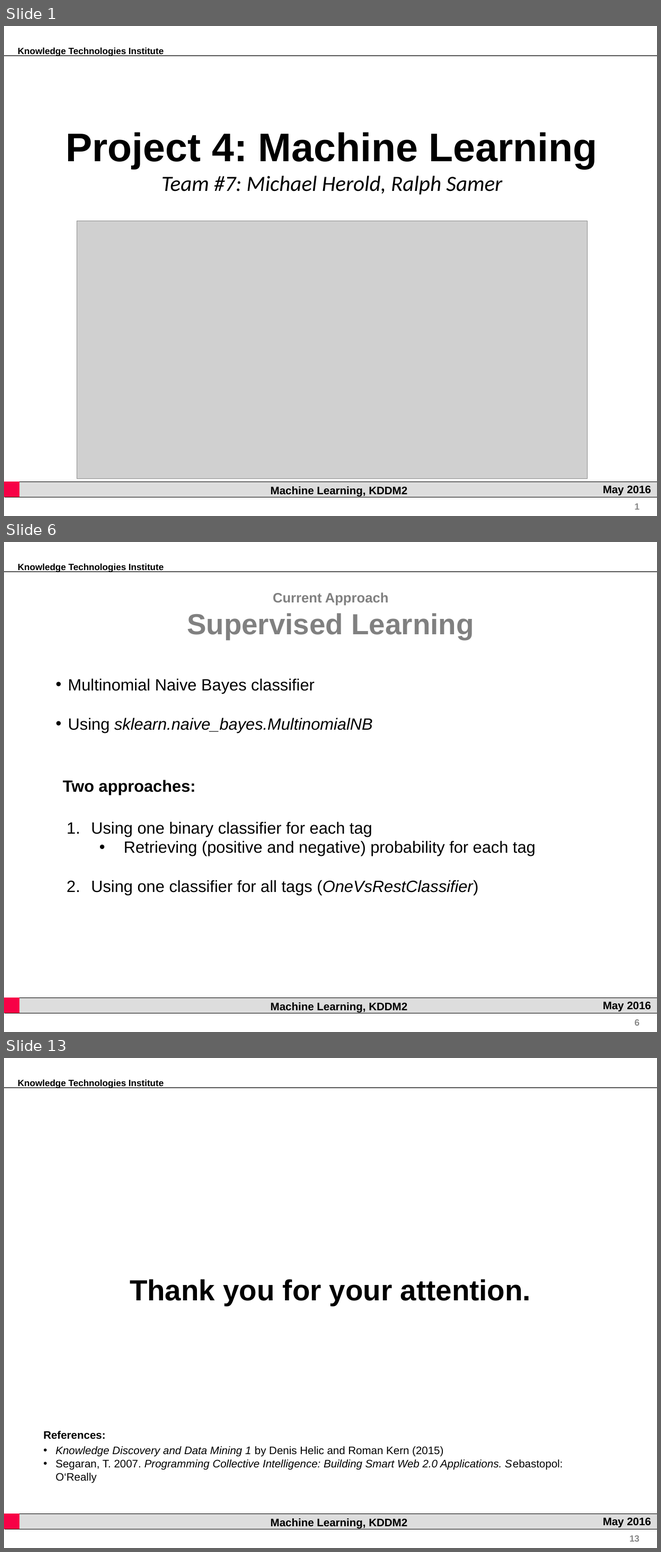
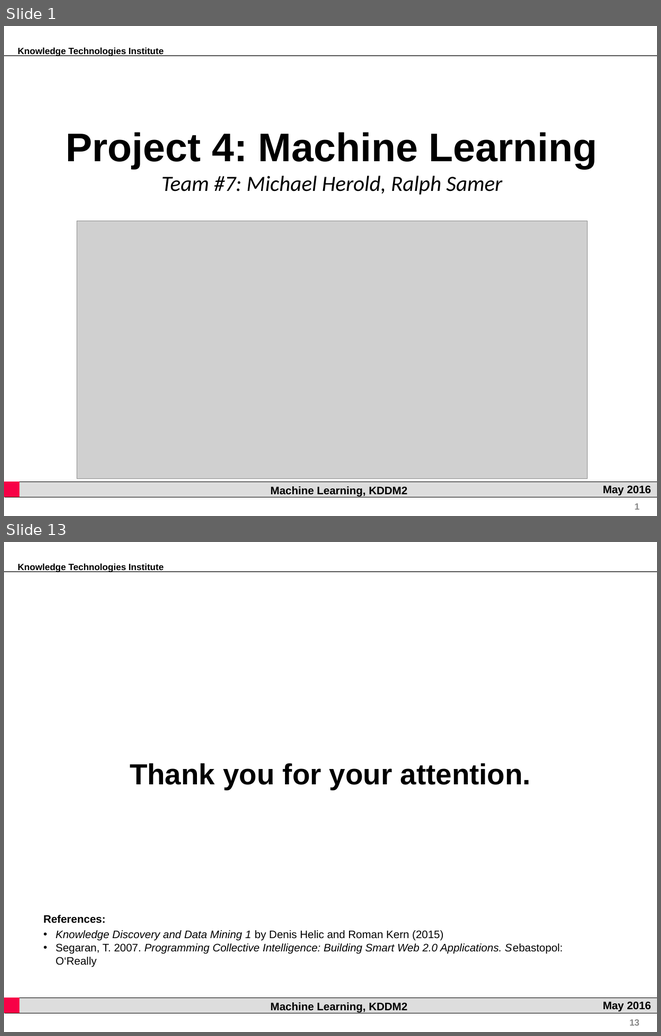
Before and after one commit to rsamer/MLSE, a slide deck: presentation/interim/Presentation.pptx. Shown one above the other, each under a label of ours: slides 1, 6 and 13 before the commit, slides 1 and 13 after it; the slides between them are not shown. The pictures are 661x1552 and 661x1036 pixels, drawn with LibreOffice and Linux fonts; fonts in the diff are those of the drawing; grey boxes stand for pictures; background and template pictures are left out. Boxes give left, top, right and bottom in pixels: in the first picture for what was removed or moved away, otherwise in the second. Text is boxed around its words. In the diff, an @@ line names an element or a change of style, - is before the commit and + after.

```diff
--- a/presentation/interim/Presentation.pptx
+++ b/presentation/interim/Presentation.pptx
@@ slide 6 removed at [4, 542, 657, 1032], background #FFFFFF; not listed: 7 template elements that a slide beside it also shows @@
@@ text removed at [187, 592, 474, 640] @@
-Current Approach
-Supervised Learning
@@ text removed at [68, 678, 373, 732] @@
-• Multinomial Naive Bayes classifier
-• Using sklearn.naive_bayes.MultinomialNB
@@ text removed at [63, 779, 196, 795] @@
-Two approaches:
@@ text removed at [91, 821, 536, 895] @@
-1. Using one binary classifier for each tag
-  • Retrieving (positive and negative) probability for each tag
-2. Using one classifier for all tags (OneVsRestClassifier)
```
Also in this commit, not shown: 8 slides changed, 3 slides added, 2 other slides removed.
